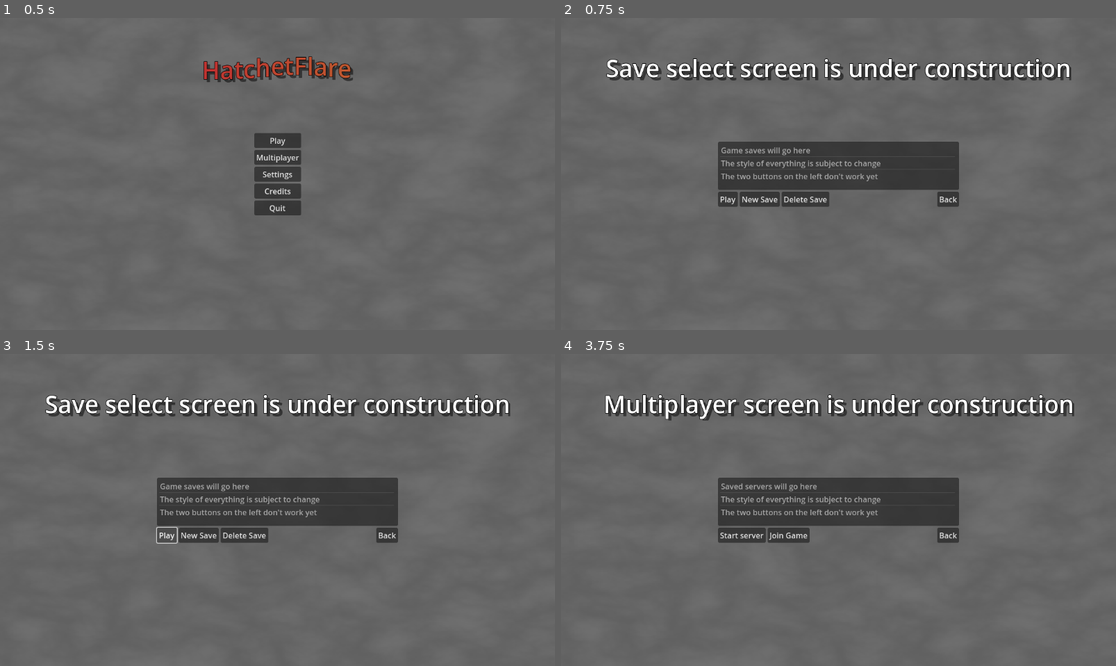
Above: before the commit, frames 1-4 (two rows, left to right).
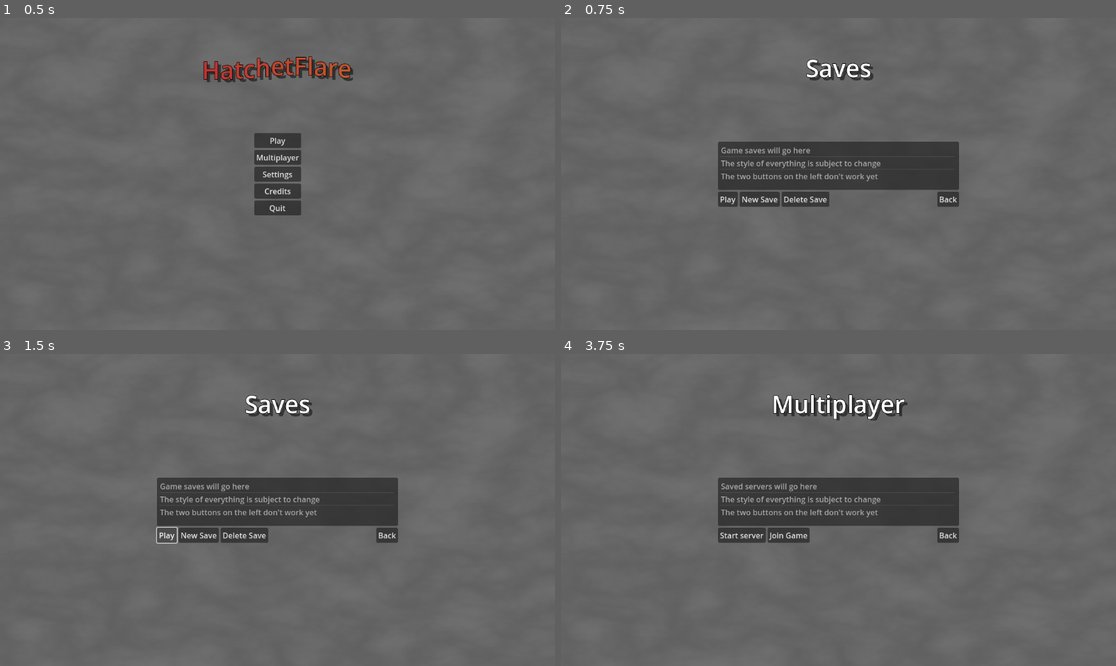
Above: after the commit, the same moments.

Repository: pixerhp/Hatchetflair
Game: Godot game, scene res://main_menu.tscn
Two runs of this game, one before a commit and one after it. Both use one fixed random seed, a clock stepped at 60 frames per second and the inputs below.
Inputs:
- Up to frame 1 (0.5 s): no input
- Up to frame 2 (0.75 s): click "Play" at 0.5 s
- Up to frame 3 (1.5 s): click "Play" at 1.25 s
- Up to frame 4 (3.75 s): click "Play" at 2 s; click "Back" at 2.75 s; click "Multiplayer" at 3.5 s

Frame 1 is identical in both runs. In frame 2, 3.3% of the frame differs, in the area x 8-92%, y 12-21%; in frame 3, 3.3%; in frame 4, 3.6%, in the area x 7-93%, y 12-22%.

Commit message:
Fixed titles on a few screens.

Diff:
--- a/main_menu.tscn
+++ b/main_menu.tscn
@@ -129,7 +129,7 @@
 theme_override_constants/outline_size = 4
 theme_override_font_sizes/normal_font_size = 50
 bbcode_enabled = true
-text = "Multiplayer screen is under construction"
+text = "[center]Multiplayer[/center]"
 fit_content = true
 autowrap_mode = 0
 
@@ -250,7 +250,7 @@
 theme_override_constants/outline_size = 4
 theme_override_font_sizes/normal_font_size = 50
 bbcode_enabled = true
-text = "Save select screen is under construction"
+text = "[center]Saves[/center]"
 fit_content = true
 autowrap_mode = 0
 
